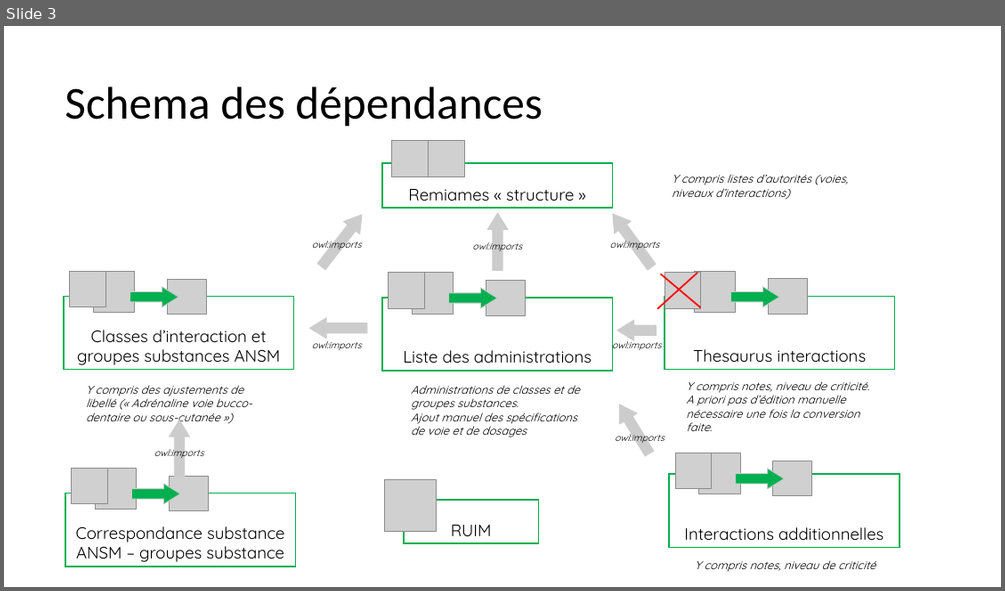
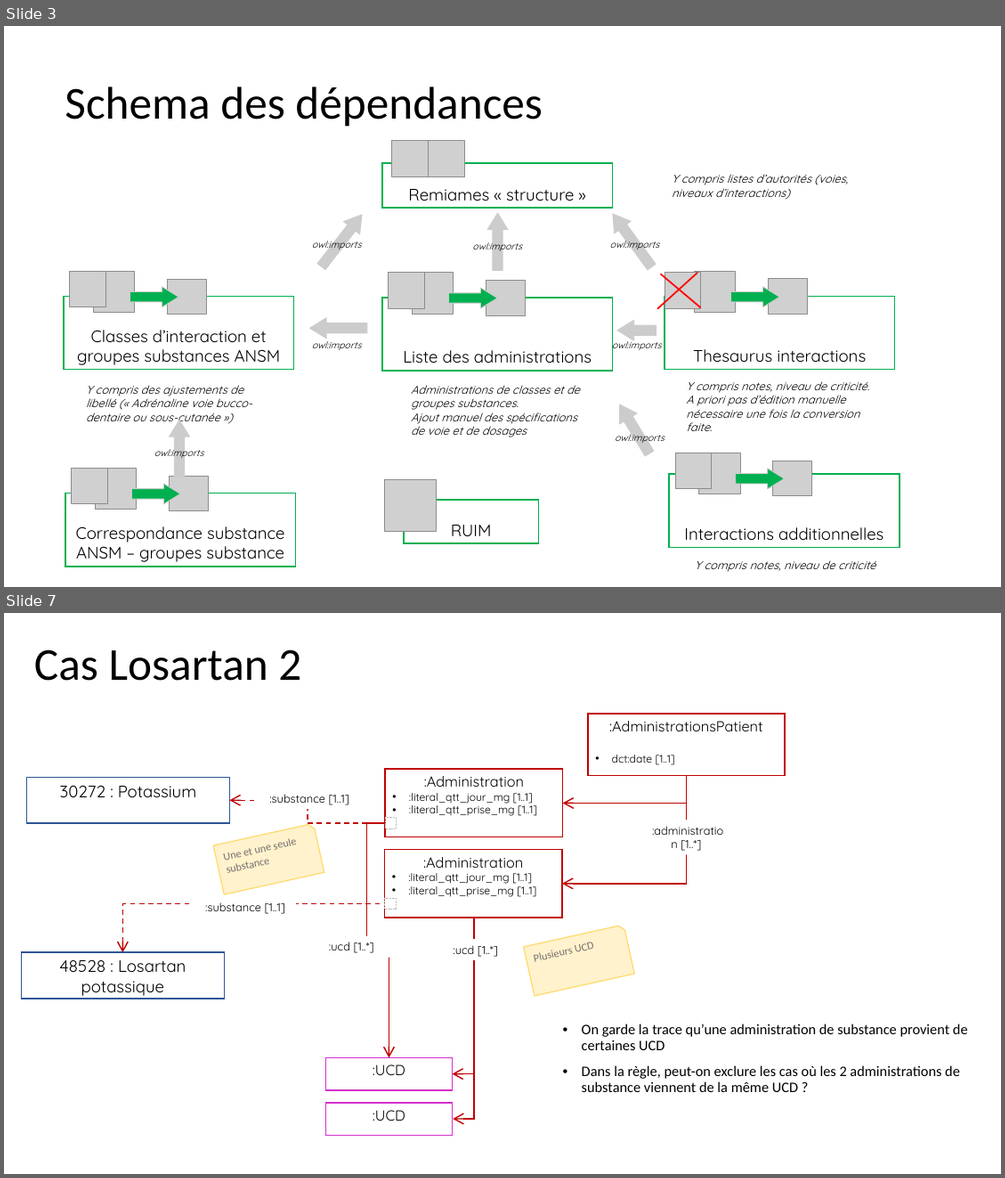
Before and after one commit to tfrancart/remiames, a slide deck: ontologie/remiames_ontology.pptx. Shown one above the other, each under a label of ours: slide 3 before the commit, slides 3 and 7 after it; the slides between them are not shown. The pictures are 1005x591 and 1005x1178 pixels, drawn with LibreOffice and Linux fonts; fonts in the diff are those of the drawing; grey boxes stand for pictures. Boxes give left, top, right and bottom in pixels: in the first picture for what was removed or moved away, otherwise in the second. Text is boxed around its words. In the diff, an @@ line names an element or a change of style, - is before the commit and + after.

Commit message:
Ajout d'un cas de test pour vérifier la prise en compte de la quantité de dose

```diff
--- a/ontologie/remiames_ontology.pptx
+++ b/ontologie/remiames_ontology.pptx
@@ slide 7 added at (4, 613, 1001, 1174), background #FFFFFF @@
@@ text added at (34, 649, 301, 681), 44 pt, text #000000 @@
+Cas Losartan 2
@@ rectangle added at (588, 714, 785, 776), outline #C00000 1.25 pt, 14 pt, text #000000 @@
+:AdministrationsPatient
+• dct:date [1..1]
@@ rectangle added at (386, 770, 563, 837), outline #C00000 1.25 pt, 10.5 pt, text #000000 @@
+:Administration
+• :literal_qtt_jour_mg [1..1]
+• :literal_qtt_prise_mg [1..1]
@@ rectangle added at (26, 777, 229, 823), outline #2F5597 1.25 pt, 16 pt, text #000000 @@
+30272 : Potassium
@@ text added at (269, 794, 349, 805), 11 pt, text #000000 @@
+:substance [1..1]
@@ elbow arrow added from (686, 777) to (562, 884), #C00000 1.25 pt @@
@@ elbow arrow added from (686, 776) to (563, 803), #C00000 1.25 pt @@
@@ snip rect added at (214, 823, 324, 894), fill #FFF2CC, outline #FFD966 1 pt, 10.5 pt, text #767171 @@
+Une et une seule substance
@@ elbow arrow added from (386, 823) to (230, 800), #C00000 1.25 pt dashed @@
@@ elbow arrow added from (386, 823) to (389, 1058), #C00000 1.25 pt @@
@@ rectangle added at (386, 818, 396, 829), outline #BFBFBF 0.75 pt dashed @@
@@ rectangle added at (385, 850, 562, 917), outline #C00000 1.25 pt, 10.5 pt, text #000000 @@
+:Administration
+• :literal_qtt_jour_mg [1..1]
+• :literal_qtt_prise_mg [1..1]
@@ text added at (680, 840, 701, 851), 11 pt, text #000000 @@
+:administration [1..*]
@@ elbow arrow added from (385, 904) to (123, 952), #C00000 1.25 pt dashed @@
@@ text added at (205, 902, 285, 914), 11 pt, text #000000 @@
+:substance [1..1]
@@ rectangle added at (385, 898, 396, 909), outline #BFBFBF 0.75 pt dashed @@
@@ elbow arrow added from (474, 917) to (452, 1074), #C00000 1.25 pt @@
@@ elbow arrow added from (474, 917) to (453, 1119), #C00000 1.25 pt @@
@@ snip rect added at (524, 925, 635, 996), fill #FFF2CC, outline #FFD966 1 pt, 10.5 pt, text #767171 @@
+Plusieurs UCD
@@ rectangle added at (21, 952, 224, 999), outline #2F5597 1.25 pt, 16 pt, text #000000 @@
+48528 : Losartan potassique
@@ text added at (329, 941, 374, 953), 11 pt, text #000000 @@
+:ucd [1..*]
@@ text added at (453, 945, 498, 957), 11 pt, text #000000 @@
+:ucd [1..*]
@@ text added at (582, 1023, 968, 1092), 14 pt, text #000000 @@
+• On garde la trace qu’une administration de substance provient de certaines UCD
+• Dans la règle, peut-on exclure les cas où les 2 administrations de substance viennent de la même UCD ?
@@ rectangle added at (325, 1058, 452, 1090), outline #D52FCD 1.25 pt, 14 pt, text #000000 @@
+:UCD
@@ rectangle added at (325, 1103, 452, 1135), outline #D52FCD 1.25 pt, 14 pt, text #000000 @@
+:UCD
```
Also in this commit, not shown: 1 slide changed, 8 other slides added, 4 other files.
